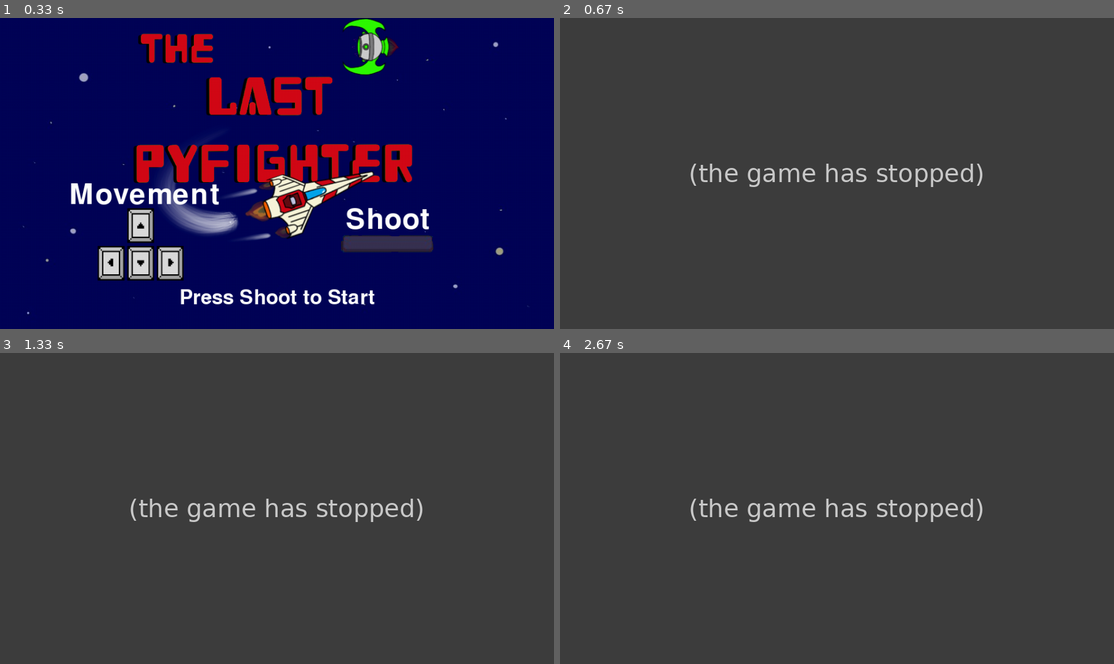
Above: before the commit, frames 1-4 (two rows, left to right).
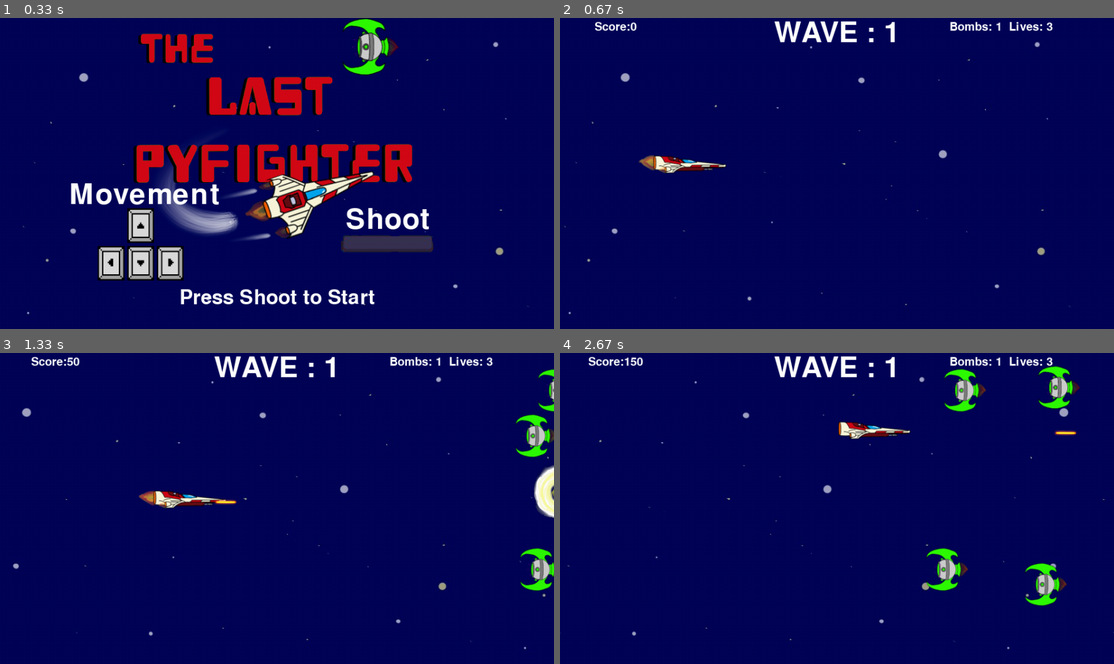
Above: after the commit, the same moments.

Repository: Demi-hero/UoN_Game_Project
Game: pygame game, started from Main.py
Two runs of this game, one before a commit and one after it. Both use one fixed random seed, a clock stepped at 60 frames per second and the inputs below.
Inputs:
- Up to frame 1 (0.33 s): no input
- Up to frame 2 (0.67 s): hold Space from 0.33 s (still down); hold Right from 0.33 s (still down)
- Up to frame 3 (1.33 s): release Space at 0.8 s; release Right at 0.8 s; tap Space at 0.88, 1.28 s; hold Right from 1.22 s (still down)
- Up to frame 4 (2.67 s): tap Space at 1.58, 1.83, 2.17, 2.47 s; release Right at 1.68 s; hold Up 1.77-2.07 s; hold Right 2.1-2.57 s; hold Left from 2.6 s (still down)

Frame 1 is identical in both runs. In frame 2, 100% of the frame differs, in the area x 0-100%, y 0-100%; in frame 3, 100%; in frame 4, 100%.
Error before the commit: AttributeError: 'dict' object has no attribute 'pewpew' (eventhandler.py line 144); the game stopped at 0.33 s (later frames are placeholders)

Commit message:
Shortend Bomb Animiation Loop

Diff:
--- a/Main.py
+++ b/Main.py
@@ -75,7 +75,7 @@
                 for hit in hits:
 
                     self.score += self.kill_score
-                    self.Files.boom.play()
+                    self.sounds.boom.play()
                     self.expl = gd.Explosion(hit.rect.center, 'lg')
                     self.all_sprites.add(self.expl)
                     self.new_alien(-6)
--- a/eventhandler.py
+++ b/eventhandler.py
@@ -141,7 +141,7 @@
 
     def on_key_down(self, event, files, board):
         if event.key == pyg.K_SPACE:
-            files.pewpew.play()
+            files['sounds'].pewpew.play()
             if self.startup:
                 # if on startup, spacebar starts the game
                 self.startup = False
@@ -179,7 +179,7 @@
     # on player death updates life count, creates explosion, and clears screen
     def player_death(self, hit):
         self.lives -= 1
-        self.Files.boom.play()
+        self.sounds.boom.play()
         expl = gamedata.Explosion(hit.rect.center, 'sm')
         self.all_sprites.add(expl)
         self.player.hide()
--- a/gamedata.py
+++ b/gamedata.py
@@ -279,12 +279,12 @@
             self.spawned = False
 
         elif self.spawned:
-            self.image = self.power_up[0][self.animation_loop // 6]
+            self.image = self.power_up[0][self.animation_loop // 3]
             self.animation_loop += 1
-            if self.animation_loop == 18:
-                self.animation_loop -= 11
+            if self.animation_loop >= 9:
+                self.animation_loop -= 5
                 self.rewound = True
-            elif self.animation_loop == 12 and self.rewound:
+            elif self.animation_loop >=7 and self.rewound:
                 self.animation_loop = 0
                 self.rewound = False
 
